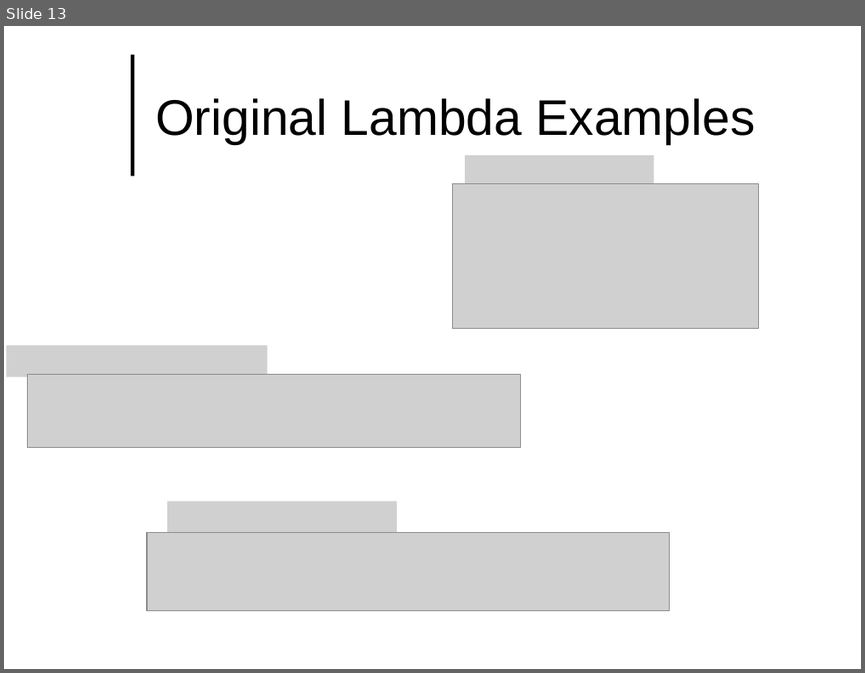
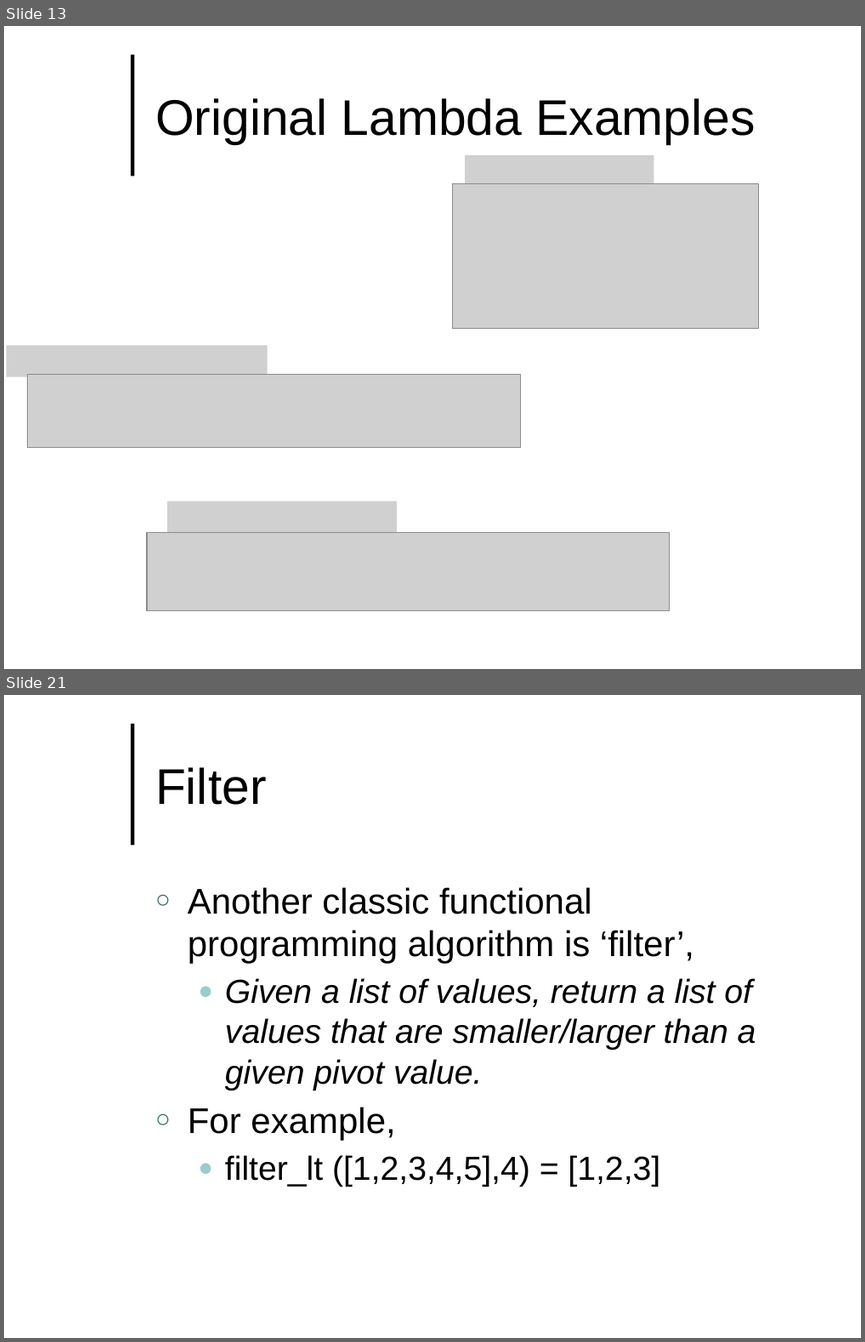
Before and after one commit to lutzhamel/CSC493, a slide deck: notes/csc493-ln011.pptx. Shown one above the other, each under a label of ours: slide 13 before the commit, slides 13 and 21 after it; the slides between them are not shown. The pictures are 865x673 and 865x1342 pixels, drawn with LibreOffice and Linux fonts; fonts in the diff are those of the drawing; grey boxes stand for pictures; background and template pictures are left out. Boxes give left, top, right and bottom in pixels: in the first picture for what was removed or moved away, otherwise in the second. Text is boxed around its words. In the diff, an @@ line names an element or a change of style, - is before the commit and + after.

```diff
--- a/notes/csc493-ln011.pptx
+++ b/notes/csc493-ln011.pptx
@@ slide 21 added at <box>4,695,861,1338</box>, background #FFFFFF; not listed: 1 template element that a slide beside it also shows @@
@@ title added at <box>155,767,267,805</box>, 42 pt, text #000000 @@
+Filter
@@ text added at <box>188,887,756,1186</box>, 28 pt, text #000000 @@
+○ Another classic functional programming algorithm is ‘filter’,
+  ● Given a list of values, return a list of values that are smaller/larger than a given pivot value.
+○ For example,
+  ● filter_lt ([1,2,3,4,5],4) = [1,2,3]
```
Also in this commit, not shown: 10 other slides added, 1 slide removed, 10 other files.
